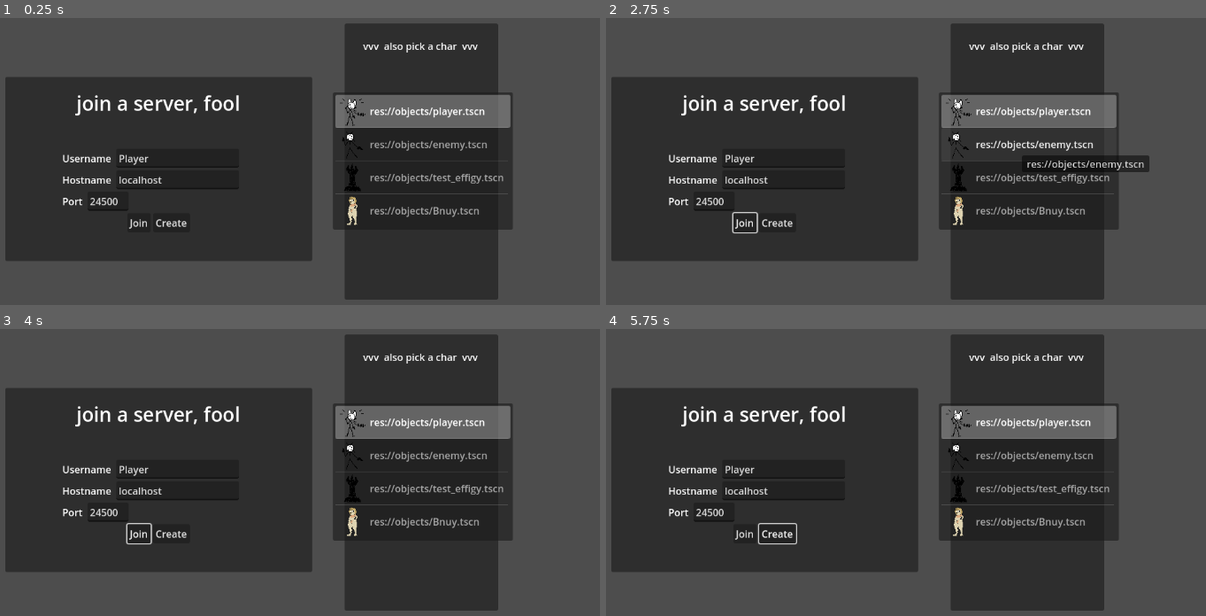
Above: before the commit, frames 1-4 (two rows, left to right).
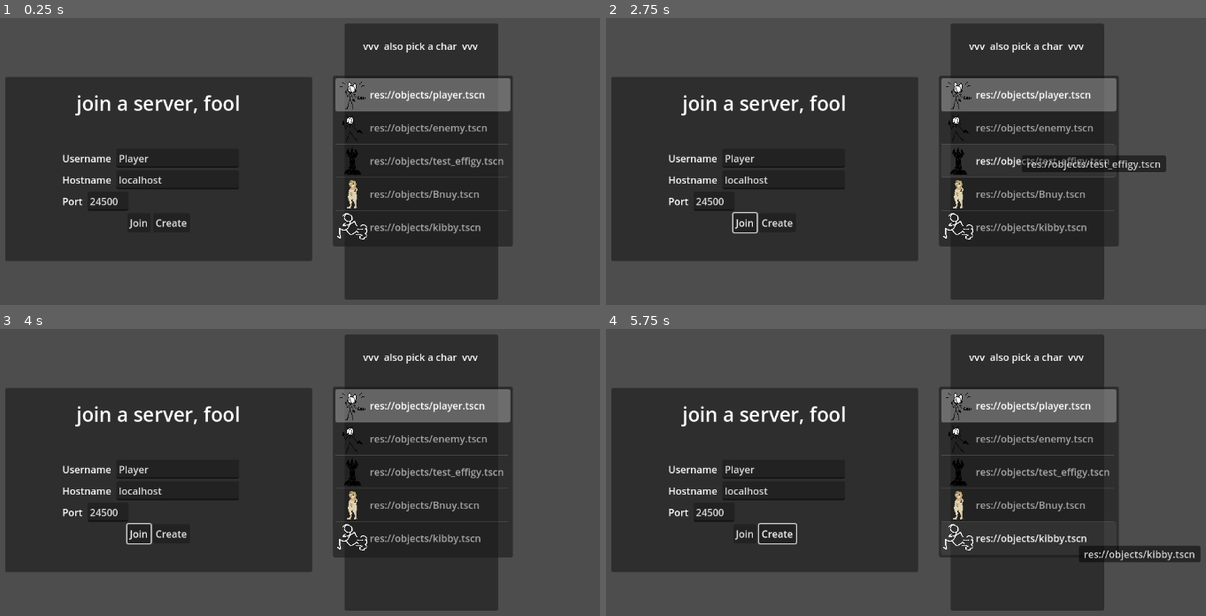
Above: after the commit, the same moments.

Repository: ndvrxd/cultism
Game: Godot game, scene res://connectScreen.tscn
Two runs of this game, one before a commit and one after it. Both use one fixed random seed, a clock stepped at 60 frames per second and the inputs below.
Inputs (mouse positions are in pixels of both pictures, inside the frame that each line leads up to):
- Up to frame 1 (0.25 s): no input
- Up to frame 2 (2.75 s): click "Create" at 0.5 s; click "Join" at 1.25 s; move the mouse to (1014, 150) at 2.02 s; hold D (right) from 2.03 s (still down); hold K (CameraTiltDown) from 2.03 s (still down)
- Up to frame 3 (4 s): move the mouse to (114, 501) at 2.77 s; release D (right) at 2.78 s; release K (CameraTiltDown) at 2.78 s; hold S (down) 2.78-3.53 s; tap I (CameraTiltUp) at 2.85 s; move the mouse to (324, 392) at 3.52 s; hold D (right) from 3.53 s (still down); tap Down (LookDown) at 3.6 s
- Up to frame 4 (5.75 s): move the mouse to (828, 558) at 4.27 s; release D (right) at 4.28 s; hold W (up) 4.28-5.03 s; tap Left (LookLeft) at 4.35 s; move the mouse to (1074, 538) at 5.02 s; hold A (left) from 5.03 s (still down); tap Right (LookRight) at 5.1 s

The runs differ from the first frame. In frame 1, 6.2% of the frame differs, in the area x 55-86%, y 20-80%; in frame 2, 6.5%; in frame 3, 6.2%; in frame 4, 7.0%, in the area x 55-100%, y 20-82%.

Commit message:
added cat character (1 of 2) AND fixed enemy collisions
from now on make future enemies have small collision shape so they dont get stuck when a billion fucking spawn
BUT make sure its at their feet, them overlapping with textures above them (behind them) visually makes sense, so it all works out im like 90% sure :DD

Diff:
--- a/cult-game-version-0.1/connectScreen.tscn
+++ b/cult-game-version-0.1/connectScreen.tscn
@@ -1,10 +1,11 @@
-[gd_scene load_steps=8 format=3 uid="uid://bqn8v6gbnfj1u"]
+[gd_scene load_steps=9 format=3 uid="uid://bqn8v6gbnfj1u"]
 
 [ext_resource type="Script" path="res://connectScreen.gd" id="1_bvb16"]
 [ext_resource type="Texture2D" uid="uid://veo5l360amx3" path="res://art/player ph.png" id="2_pnqp7"]
 [ext_resource type="Texture2D" uid="uid://6i8qff0kq7ei" path="res://art/enemy ph.png" id="3_ggp5m"]
 [ext_resource type="Texture2D" uid="uid://cqrh7ndjucvg5" path="res://art/effigy ph.png" id="4_f673u"]
 [ext_resource type="Texture2D" uid="uid://bnet23nlankpn" path="res://art/sprites/characters/bnuy/BUNBUNBUNBUN.png" id="5_kho54"]
+[ext_resource type="Texture2D" uid="uid://bdeo180vqay6m" path="res://art/run.png" id="6_l78gu"]
 
 [sub_resource type="LabelSettings" id="LabelSettings_3pw02"]
 font_size = 32
@@ -155,7 +156,7 @@
 grow_horizontal = 2
 grow_vertical = 2
 auto_height = true
-item_count = 4
+item_count = 5
 fixed_icon_size = Vector2i(50, 50)
 item_0/text = "res://objects/player.tscn"
 item_0/icon = ExtResource("2_pnqp7")
@@ -165,6 +166,8 @@
 item_2/icon = ExtResource("4_f673u")
 item_3/text = "res://objects/Bnuy.tscn"
 item_3/icon = ExtResource("5_kho54")
+item_4/text = "res://objects/kibby.tscn"
+item_4/icon = ExtResource("6_l78gu")
 
 [connection signal="pressed" from="Control/VBoxContainer/CenterContainer/HBoxContainer4/Button" to="." method="onJoinClicked"]
 [connection signal="pressed" from="Control/VBoxContainer/CenterContainer/HBoxContainer4/Button2" to="." method="onCreateClicked"]
--- a/cult-game-version-0.1/objects/enemy.tscn
+++ b/cult-game-version-0.1/objects/enemy.tscn
@@ -6,7 +6,7 @@
 
 [sub_resource type="CapsuleShape2D" id="CapsuleShape2D_g8jma"]
 radius = 18.0
-height = 74.0
+height = 40.0122
 
 [node name="enemy" type="CharacterBody2D"]
 y_sort_enabled = true
@@ -43,6 +43,7 @@
 offset = Vector2(0, -89.58)
 
 [node name="CollisionShape2D" type="CollisionShape2D" parent="."]
-position = Vector2(-7, -41)
+position = Vector2(-0.999999, -15)
+rotation = -1.56429
 shape = SubResource("CapsuleShape2D_g8jma")
 debug_color = Color(0.772432, 0.263693, 0.879854, 0.42)
--- /dev/null
+++ b/cult-game-version-0.1/objects/kibby.tscn
@@ -0,0 +1,32 @@
+[gd_scene load_steps=5 format=3 uid="uid://ci7mx2j77fwhs"]
+
+[ext_resource type="Script" path="res://scripts/kibby.gd" id="1_j0iaj"]
+[ext_resource type="Texture2D" uid="uid://clqo76f6tebyl" path="res://art/arrow.png" id="2_ooq4y"]
+[ext_resource type="Texture2D" uid="uid://bdeo180vqay6m" path="res://art/run.png" id="3_h4u5f"]
+
+[sub_resource type="CapsuleShape2D" id="CapsuleShape2D_t0gmv"]
+radius = 25.0
+height = 62.0
+
+[node name="Kibby" type="CharacterBody2D"]
+script = ExtResource("1_j0iaj")
+
+[node name="shoulder" type="Node2D" parent="."]
+position = Vector2(0, -64)
+
+[node name="Sprite2D" type="Sprite2D" parent="shoulder"]
+modulate = Color(0.489618, 0.433017, 0.996861, 1)
+z_index = 1
+position = Vector2(65, 0)
+rotation = 1.5708
+texture = ExtResource("2_ooq4y")
+
+[node name="CollisionShape2D" type="CollisionShape2D" parent="."]
+position = Vector2(-12, -41)
+shape = SubResource("CapsuleShape2D_t0gmv")
+
+[node name="Node2D" type="Node2D" parent="." groups=["upright_sprite"]]
+
+[node name="Sprite2D" type="Sprite2D" parent="Node2D"]
+texture = ExtResource("3_h4u5f")
+offset = Vector2(0, -38.39)
--- /dev/null
+++ b/cult-game-version-0.1/scripts/kibby.gd
@@ -0,0 +1,7 @@
+extends Entity
+
+# Called when the node enters the scene tree for the first time.
+func _ready() -> void:
+	super._ready()
+	stat_speed = Stat.fromBase(500);
+	stat_maxHp = Stat.fromBase(120);
